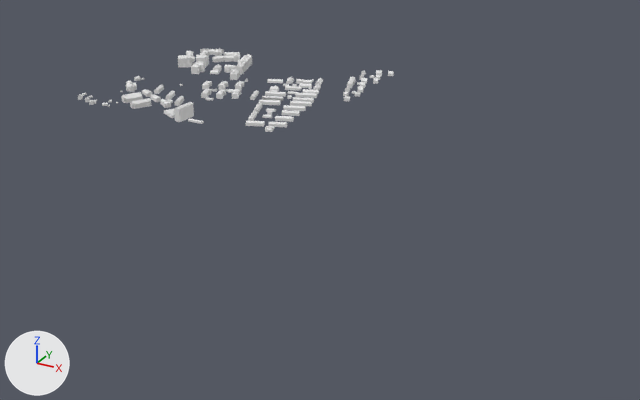
A saved change to the glTF model tiles/visual/2/t2_1_1.glb.
Both versions are drawn from a 50 mm lens placed at (2253.0, -2730.0, 543.0), pointed at (1591.0, -1526.0, -59.0). Every picture has the same lights, and +X, +Y and +Z are marked at lower left. The first picture is the older version. Vertices at exactly the same position are counted once.
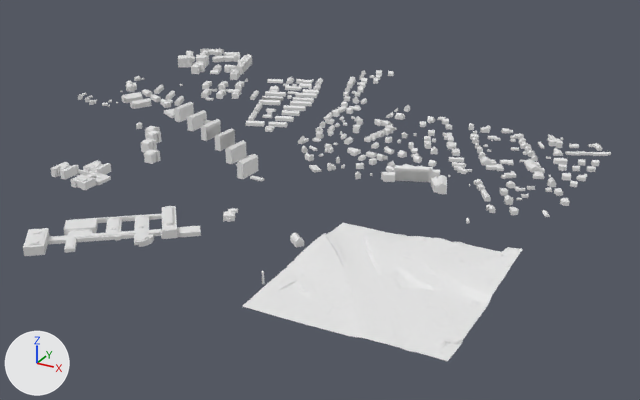
What differs and where, as boxes [x1, y1, x2, y2] in the pictures (640 x 400 px):
'Mesh_0', reshaped (86% wider, 181% taller)
    before: [78, 49, 394, 132]
    after: [23, 49, 611, 284]
'Mesh_6', added
    after: [243, 223, 523, 361]
'Mesh_4', added
    after: [243, 223, 521, 359]
'Mesh_1', reshaped (86% wider, 171% taller)
    before: [78, 48, 393, 130]
    after: [23, 48, 611, 272]
'Mesh_2', added
    after: [332, 224, 445, 360]
'Mesh_3', added
    after: [327, 224, 447, 361]
'Mesh_8', added
    after: [279, 236, 510, 348]
part 1 of me_mesh_0, added
    after: [187, 112, 207, 131]
part 2 of me_mesh_0, added
    after: [23, 98, 611, 284]
part 3 of me_mesh_1, added
    after: [23, 97, 611, 272]

Patch to the scene script:
```diff
--- a/tiles/visual/2/t2_1_1.glb.py
+++ b/tiles/visual/2/t2_1_1.glb.py
@@ me_mesh_0 @@
-me_mesh_0.from_pydata(...)  # 4272 vertices, 5326 faces; spans x -5.0..504.0, y -502.0..-22.0, z 18.0..49.0
+me_mesh_0.from_pydata(...)  # 12602 vertices, 16238 faces; spans x -5.0..1011.0, y -1031.0..-22.0, z 18.0..55.0
+# me_mesh_0 part 1: the loose piece of 14 vertices spanning x 275.0..287.0, y -502.0..-460.0, z 22.0..49.0 is copied, and the copy is moved by (51.0, -29.0, 0.0); it spans x 325.0..338.0, y -531.0..-489.0, z 22.0..49.0
+# me_mesh_0 part 2: 8232 vertices added at x 245.0..1011.0, y -1031.0..-248.0, z 19.0..55.0
+# other edits to the shape of me_mesh_0 do not show in these pictures
 me_mesh_0.materials.append(mat_facade_kit_buildings_outer)
@@ me_mesh_1 @@
-me_mesh_1.from_pydata(...)  # 2505 vertices, 1663 faces; spans x -5.0..504.0, y -502.0..-22.0, z 20.0..49.0
+me_mesh_1.from_pydata(...)  # 7439 vertices, 4869 faces; spans x -5.0..1011.0, y -1031.0..-22.0, z 20.0..55.0
+# me_mesh_1 part 3: 4920 vertices added at x 245.0..1011.0, y -1031.0..-248.0, z 22.0..55.0
+# other edits to the shape of me_mesh_1 do not show in these pictures
 me_mesh_1.materials.append(mat_library_roof_standing_seam_metal)
@@ ob_mesh_8 @@
+ob_mesh_8 = bpy.data.objects.new('Mesh_8', me_mesh_8)  # 1316 vertices, 1004 faces; spans x 750.0..1000.0, y -991.0..-750.0, z 24.0..47.0; in mat_ground_t0_7_7_wall_mat (white #e7e7e7)
+ob_mesh_8.location = (1000.0, -1000.0, 0.0)
@@ ob_mesh_6 @@
+ob_mesh_6 = bpy.data.objects.new('Mesh_6', me_mesh_6)  # 31572 vertices, 33950 faces; spans x 750.0..1000.0, y -1000.0..-750.0, z 24.0..47.0; in mat_ground_t0_7_7_grass_mat (white #e7e7e7)
+ob_mesh_6.location = (1000.0, -1000.0, 0.0)
@@ ob_mesh_4 @@
+ob_mesh_4 = bpy.data.objects.new('Mesh_4', me_mesh_4)  # 33321 vertices, 30228 faces; spans x 750.0..1000.0, y -1000.0..-750.0, z 24.0..47.0; in mat_ground_t0_7_7_paving_slab_mat (white #e7e7e7)
+ob_mesh_4.location = (1000.0, -1000.0, 0.0)
@@ ob_mesh_3 @@
+ob_mesh_3 = bpy.data.objects.new('Mesh_3', me_mesh_3)  # 2070 vertices, 2066 faces; spans x 750.0..1000.0, y -1000.0..-750.0, z 27.0..31.0; in mat_ground_t0_7_7_sidewalk_mat (white #e7e7e7)
+ob_mesh_3.location = (1000.0, -1000.0, 0.0)
@@ ob_mesh_2 @@
+ob_mesh_2 = bpy.data.objects.new('Mesh_2', me_mesh_2)  # 2630 vertices, 2644 faces; spans x 750.0..997.0, y -1000.0..-750.0, z 27.0..31.0; in mat_ground_t0_7_7_road_mat (white #e7e7e7)
+ob_mesh_2.location = (1000.0, -1000.0, 0.0)
```
